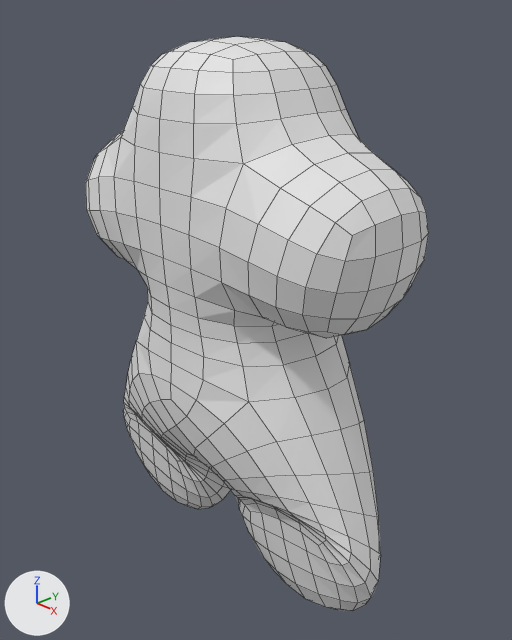
Two versions of the Blender file CharacterTwo.blend, one commit apart.
One viewpoint serves both versions: a 50 mm lens placed at (1.317, -1.18, 1.332), pointed at (0.028, 0.033, 0.561). The lights are fixed; the arrows at lower left show +X, +Y and +Z. Mesh edges are drawn as thin lines.
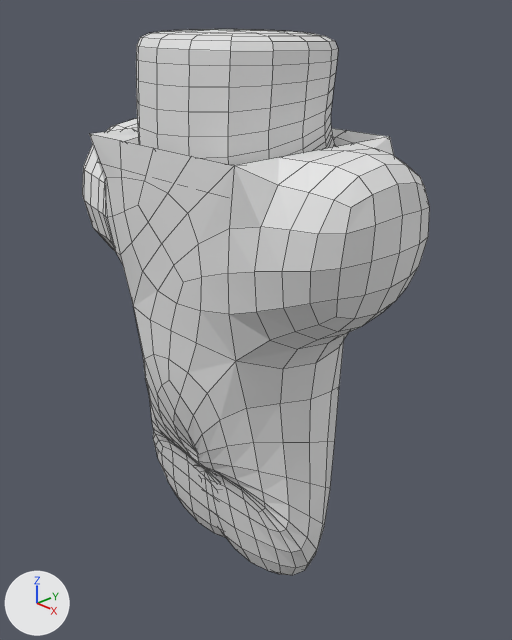
Where the change shows, as pixel boxes [x1, y1, x2, y2] in the pictures (512 x 640 px):
'Plane', reshaped: before [86, 36, 429, 611]; after [82, 29, 430, 575]

The edits, one by one:
me_plane is used by ob_plane; location (0.0, 0.0, 0.0).
Verts and faces of me_plane; kept vertices keep their numbers, new ones are numbered from 9.
Before the commit, vertices of me_plane: 2 (-0.305, 0.0, -0.013), 4 (-0.305, -0.115, -0.013).
me_plane had 9 vertices, 0 faces, 8 loose edges and spanned x -0.517..0.0, y -0.115..0.0, z -0.013..1.295.
me_plane now has 14 vertices, 0 faces, 13 loose edges and spans x -0.517..0.0, y -0.128..0.0, z -0.013..1.295.
Part 1, on me_plane:
3 loose edges are deleted.
3 vertices move from x -0.517..-0.196, y 0.0, z 0.352..0.879 to x -0.517..-0.093, y -0.008..0.0, z 0.354..0.899.
5 vertices are added at (0.0, 0.0, 0.688), (0.0, 0.0, 1.255), (0.0, -0.024, 1.048), (0.0, 0.0, 0.985), (0.0, 0.0, 0.958).
8 loose edges are added.
Part 2, on me_plane:
Vertex 2 moves to (-0.103, -0.013, -0.013).
Vertex 4 moves to (-0.103, -0.128, -0.013).
